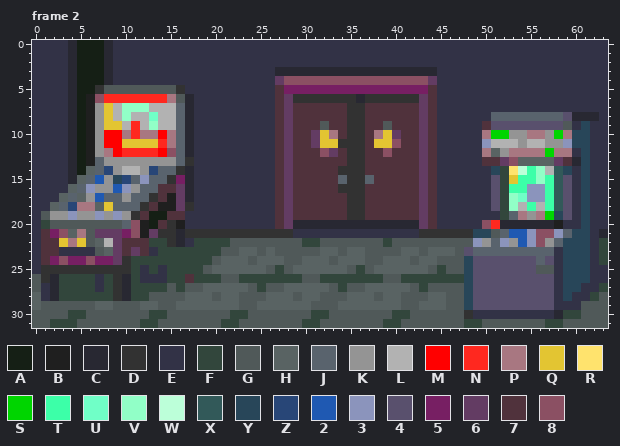
Two versions of one animated GIF sprite, images/arcade2.gif. Above is the file before it was changed.
The file is 64x32 pixels, 3 frames. Colours within 5 levels of each other are drawn and written as one. Shown: frame 2. The commit also changed other frames, which this record leaves out.
Palette (. is transparent): A #151f15  B #1f1f1f  C #282832  D #323232  E #323246  F #32463c  G #505959  H #596363  J #59636d  K #949494  L #b2b2b2  M #ff0000  N #ff281f  P #a87781  Q #e3c532  R #ffe36d  S #00d500  T #3cffa8  U #70ffc7  V #91ffc7  W #bcffd9  X #325959  Y #284659  Z #284677  2 #1f59b2  3 #8b94bc  4 #59506d  5 #771f63  6 #633c63  7 #50323c  8 #8b5063
The result:
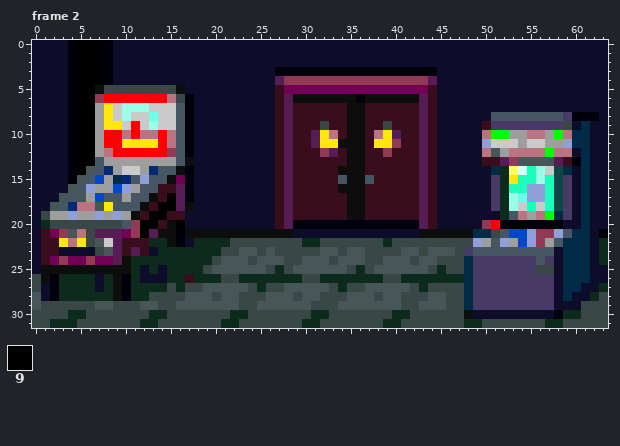
Colours new in this view: 9 #000000
Change:
Colour 2 changes from #1f59b2 to #0047ca.
Colour 3 changes from #8b94bc to #909ed9.
Colour 4 changes from #59506d to #473a64.
Colour 5 changes from #771f63 to #730056.
Colour 6 changes from #633c63 to #561c56.
Colour 7 changes from #50323c to #3a0d1c.
Colour 8 changes from #8b5063 to #903a56.
Colour C changes from #282832 to #00000d.
Colour D changes from #323232 to #0d0d0d.
Colour E changes from #323246 to #0d0d2b.
Colour F changes from #32463c to #0d2b1c.
Colour G changes from #505959 to #3a4747.
Colour H changes from #596363 to #475656.
Colour J changes from #59636d to #475664.
Colour K changes from #949494 to #9e9e9e.
Colour L changes from #b2b2b2 to #cacaca.
Colour P changes from #a87781 to #bb7382.
Colour Q changes from #e3c532 to #ffe60d.
Colour R changes from #ffe36d to #ffff64.
Colour S changes from #00d500 to #00fd00.
Colour T changes from #3cffa8 to #1cffbb.
Colour U changes from #70ffc7 to #69ffe9.
Colour V changes from #91ffc7 to #99ffe9.
Colour W changes from #bcffd9 to #d9ffff.
Colour X changes from #325959 to #0d4747.
Colour Y changes from #284659 to #002b47.
Colour Z changes from #284677 to #002b73.
Frame 2:
The edit turns colour A into colour 9 in rows 0 to 4 at x 5 to 7; in row 5 at x 5 to 6; in rows 6 to 14 at x 5; in row 19 at x 13 to 14; in row 20 at x 13.
The edit turns colour B into colour 9 in rows 6 to 13 at x 6; in row 17 at x 15; in row 18 at x 14 to 15; in row 20 at x 12, 16 and 58; in row 21 at x 12.
The edit turns colour N into colour M in row 6 at x 8 to 14; in rows 9 to 10 at x 11; in row 11 at x 14; in row 12 at x 10 to 13; in row 20 at x 51.
Where, in picture pixels (left, top, right, bottom), the same in both pictures:
changed: (32, 40, 608, 328)
